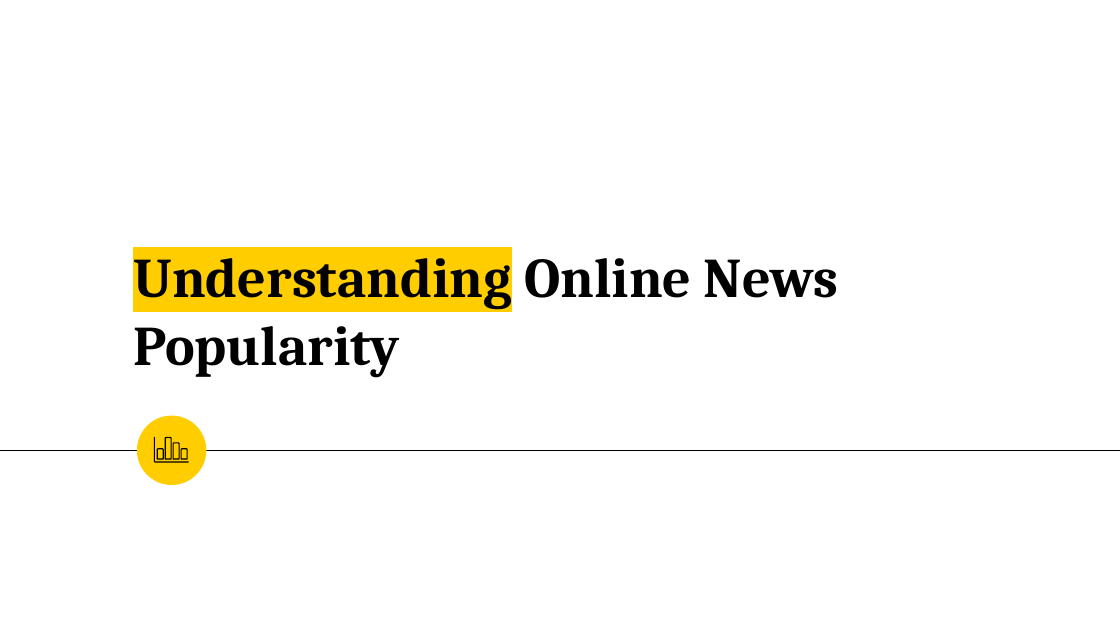
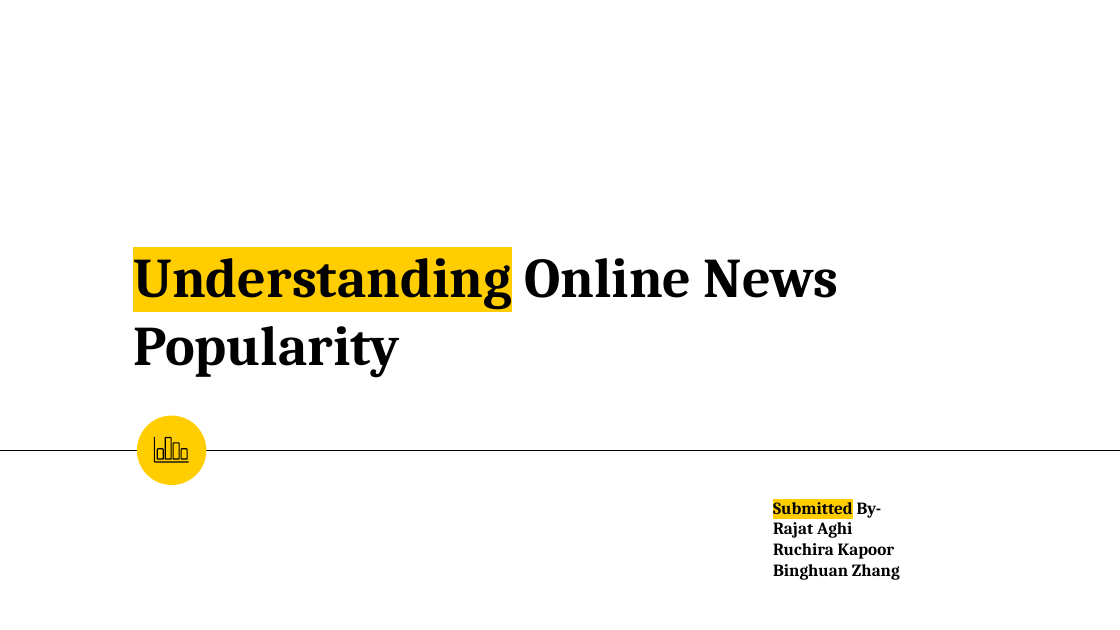
Before and after one commit to rajataghi/INFM600_TeamAwesome, a slide deck: slide 1 of Final Submission/INFM600_0201_TeamAwesome_Presentation.pptx. Drawn at 1120x630 pixels with LibreOffice and Linux fonts; fonts in the diff are those of the drawing. Boxes give left, top, right and bottom in pixels: in the first picture for what was removed or moved away, otherwise in the second. Text is boxed around its words. In the diff, an @@ line names an element or a change of style, - is before the commit and + after.

```diff
--- a/Final Submission/INFM600_0201_TeamAwesome_Presentation.pptx
+++ b/Final Submission/INFM600_0201_TeamAwesome_Presentation.pptx
@@ text added at (x1=773, y1=498, x2=900, y2=580), 11 pt, text #000000, bold @@
+Submitted By-
+Rajat Aghi
+Ruchira Kapoor
+Binghuan Zhang
```
Also in this commit, not shown: 2 other slides changed.
